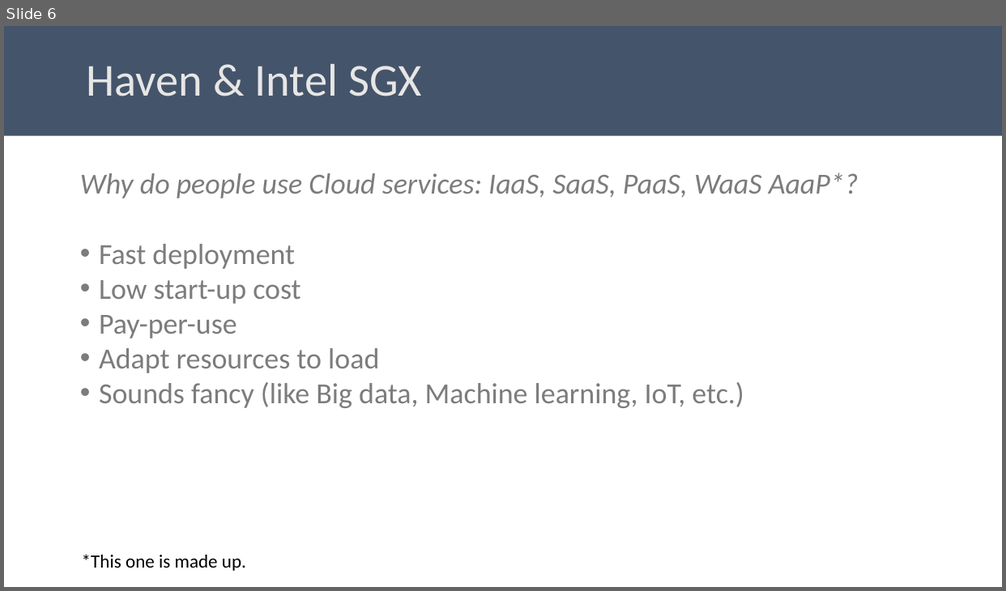
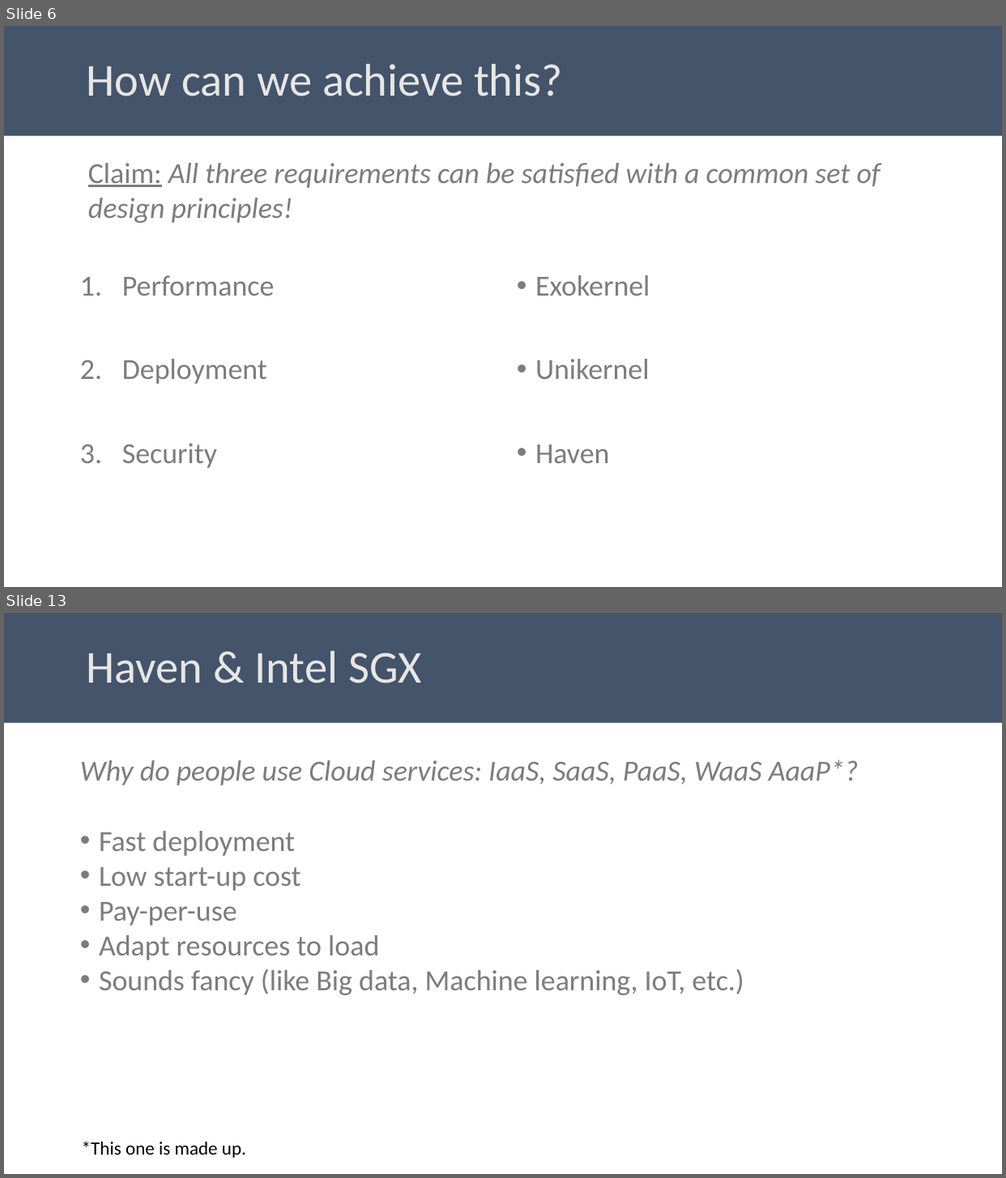
Before and after one commit to aghosn/CandidacyPresentation, a slide deck: CE_presentation.pptx. Shown one above the other, each under a label of ours: slide 6 before the commit, slides 6 and 13 after it; the slides between them are not shown. The pictures are 1006x591 and 1006x1178 pixels, drawn with LibreOffice and Linux fonts; fonts in the diff are those of the drawing. Boxes give left, top, right and bottom in pixels: in the first picture for what was removed or moved away, otherwise in the second. Text is boxed around its words. In the diff, an @@ line names an element or a change of style, - is before the commit and + after.

Commit message:
Working on Exokernel part

```diff
--- a/CE_presentation.pptx
+++ b/CE_presentation.pptx
@@ slide 6 added at (4, 26, 1002, 587), background #FFFFFF @@
@@ title added at (4, 26, 1002, 136), fill #44546A, 44 pt, text #E7E6E6 @@
+How can we achieve this?
@@ text added at (88, 163, 880, 223), 28 pt, text #7C7C7C, italic @@
+Claim: All three requirements can be satisfied with a common set of design principles!
@@ text added at (122, 275, 275, 468), 28 pt, text #7C7C7C @@
+1. Performance
+2. Deployment
+3. Security
@@ text added at (535, 275, 650, 463), 28 pt, text #7C7C7C @@
+• Exokernel
+• Unikernel
+• Haven
@@ what was slide 6 is now slide 13 @@
```
Also in this commit, not shown: 4 slides changed, 7 other slides added, 10 other files.
